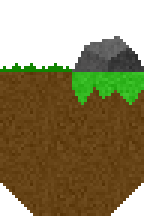
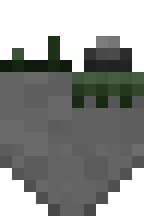
Layers edited between the first and the second (144, 216) image:
added layer "Layer 7" above "Layer 3 copy" over <box>0,36,144,216</box>
hid "Layer 3" over <box>72,72,144,105</box>
hid "Layer 2" over <box>0,72,144,216</box>
hid "Layer 5" over <box>72,36,144,72</box>
hid "Layer 4" over <box>0,63,72,72</box>
